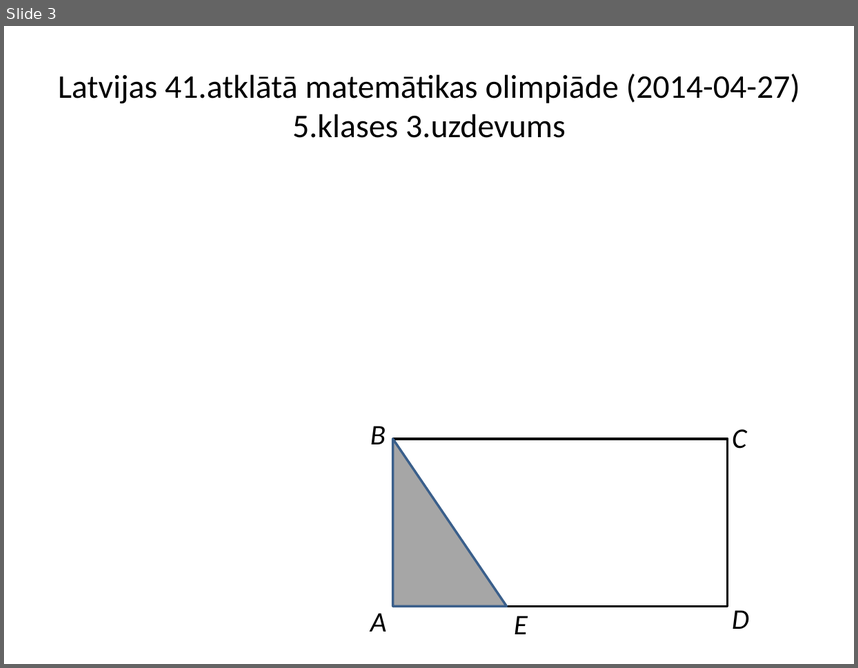
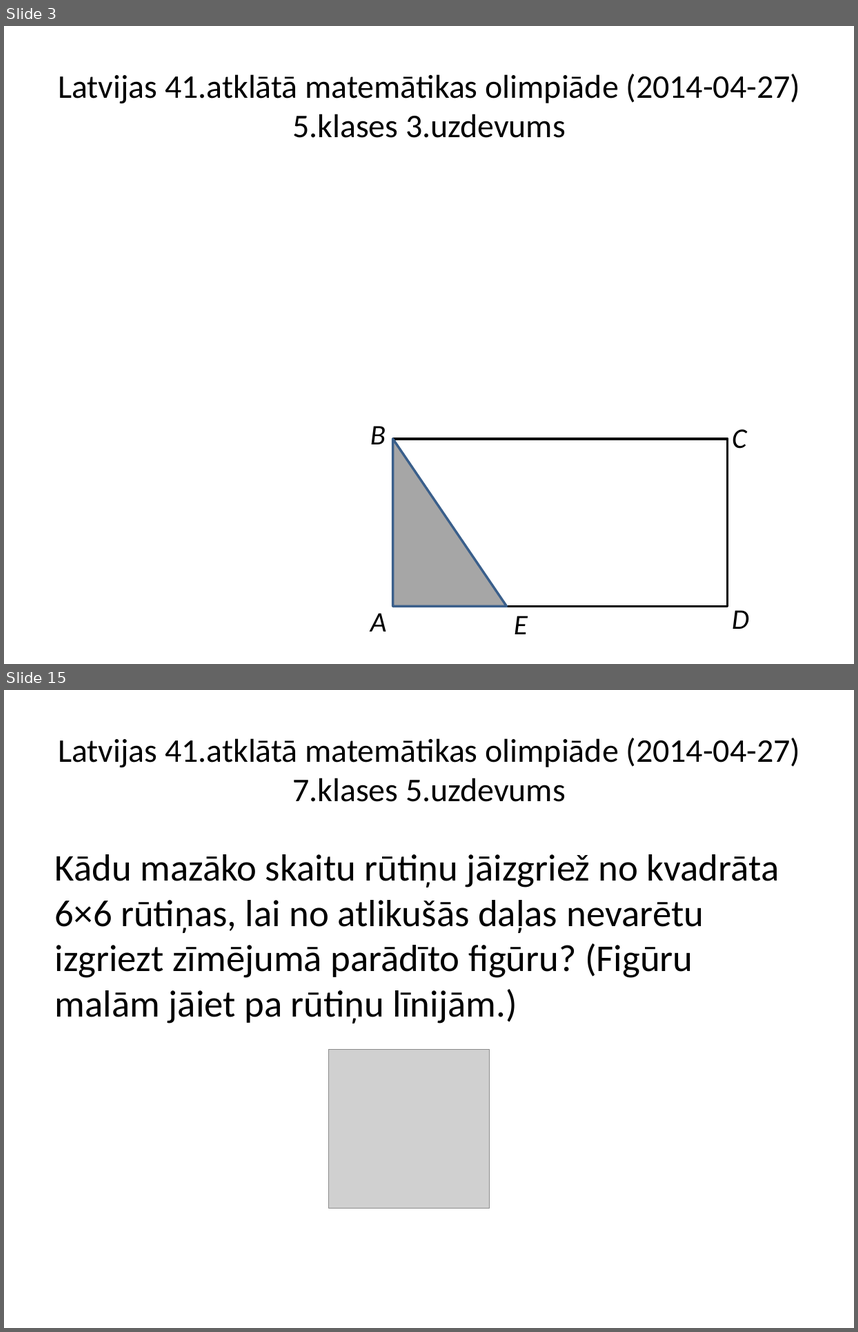
Before and after one commit to liliyang146/visualization, a slide deck: AMO41-2014/amo41-2014-lv.pptx. Shown one above the other, each under a label of ours: slide 3 before the commit, slides 3 and 15 after it; the slides between them are not shown. The pictures are 858x668 and 858x1332 pixels, drawn with LibreOffice and Linux fonts; fonts in the diff are those of the drawing; grey boxes stand for pictures. Boxes give left, top, right and bottom in pixels: in the first picture for what was removed or moved away, otherwise in the second. Text is boxed around its words. In the diff, an @@ line names an element or a change of style, - is before the commit and + after.

```diff
--- a/AMO41-2014/amo41-2014-lv.pptx
+++ b/AMO41-2014/amo41-2014-lv.pptx
@@ slide 15 added at (4, 690, 854, 1328), background #FFFFFF @@
@@ title added at (58, 738, 800, 802), 28 pt, text #000000 @@
+Latvijas 41.atklātā matemātikas olimpiāde (2014-04-27)
+7.klases 5.uzdevums
@@ text added at (55, 854, 779, 1023), 32 pt, text #000000 @@
+Kādu mazāko skaitu rūtiņu jāizgriež no kvadrāta 6×6 rūtiņas, lai no atlikušās daļas nevarētu izgriezt zīmējumā parādīto figūru? (Figūru malām jāiet pa rūtiņu līnijām.)
@@ picture added at (329, 1049, 489, 1208) @@
```
Also in this commit, not shown: 2 slides changed, 34 other slides added, 12 other files.
